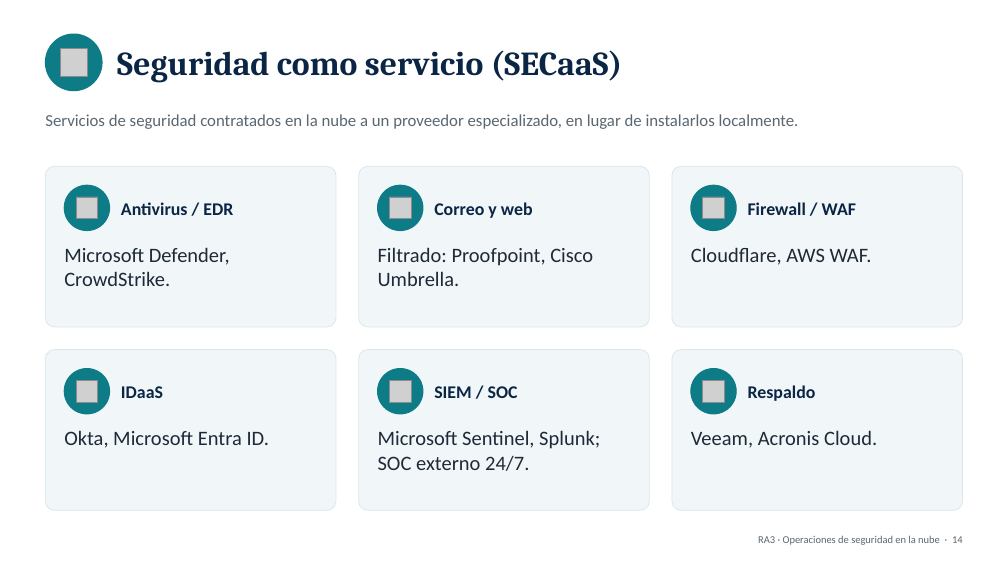
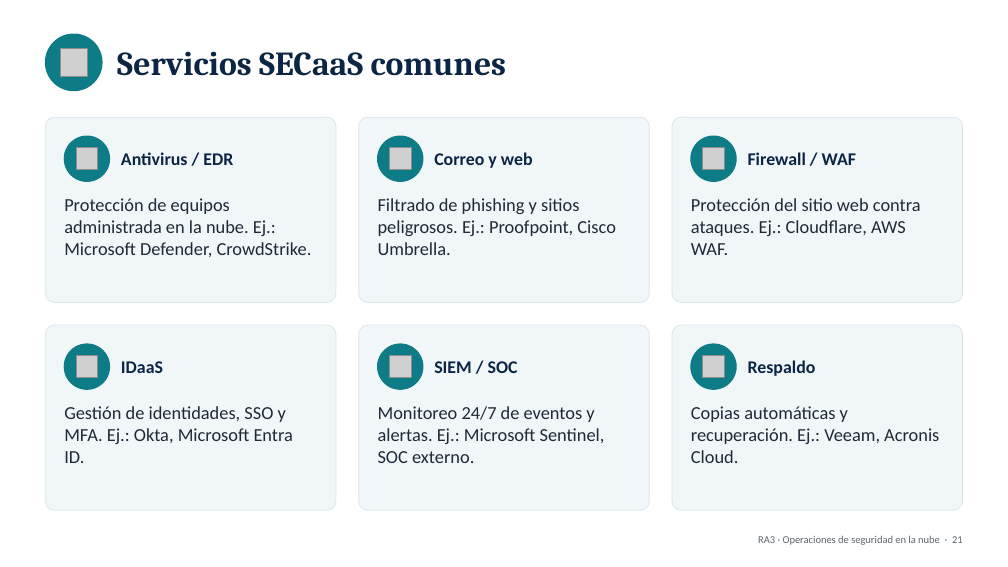
Before and after one commit to HrndzEricka/CABANA, a slide deck: slide 22 of 11-3/presentaciones/RA3_Operaciones_Seguridad_Nube.pptx (slide 15 before the commit). Drawn at 1008x567 pixels with LibreOffice and Linux fonts; fonts in the diff are those of the drawing; grey boxes stand for pictures. Boxes give left, top, right and bottom in pixels: in the first picture for what was removed or moved away, otherwise in the second. Text is boxed around its words. In the diff, an @@ line names an element or a change of style, - is before the commit and + after.

```diff
--- a/11-3/presentaciones/RA3_Operaciones_Seguridad_Nube.pptx
+++ b/11-3/presentaciones/RA3_Operaciones_Seguridad_Nube.pptx
@@ text at <box>117,51,507,76</box>: text changed @@
-Seguridad como servicio (SECaaS)
+Servicios SECaaS comunes
@@ rounded rectangle: place and size @@
-rounded rectangle at <box>45,166,336,327</box>
+rounded rectangle at <box>45,117,336,302</box>
@@ text removed at <box>45,114,799,129</box> @@
-Servicios de seguridad contratados en la nube a un proveedor especializado, en lugar de instalarlos localmente.
@@ rounded rectangle: place and size @@
-rounded rectangle at <box>358,166,649,327</box>
+rounded rectangle at <box>358,117,649,302</box>
@@ proportions changed in 6 elements at <box>45,325,336,510</box>, <box>358,325,649,510</box>, <box>672,325,963,510</box>, <box>45,117,336,302</box>, <box>358,117,649,302</box>, <box>672,117,963,302</box> @@
@@ rounded rectangle: place and size @@
-rounded rectangle at <box>672,166,963,327</box>
+rounded rectangle at <box>672,117,963,302</box>
@@ 3 pictures, 3 texts, 3 ellipses: place and size @@
-3 pictures, 3 texts, 3 ellipses at <box>64,185,856,231</box>
+3 pictures, 3 texts, 3 ellipses at <box>64,136,856,181</box>
@@ text at <box>64,198,312,257</box>: text changed; size 19.5 to 17.5 pt @@
-Microsoft Defender, CrowdStrike.
+Protección de equipos administrada en la nube. Ej.: Microsoft Defender, CrowdStrike.
@@ text at <box>378,198,615,255</box>: text changed; size 19.5 to 17.5 pt @@
-Filtrado: Proofpoint, Cisco Umbrella.
+Filtrado de phishing y sitios peligrosos. Ej.: Proofpoint, Cisco Umbrella.
@@ text at <box>691,198,921,255</box>: text changed; size 19.5 to 17.5 pt @@
-Cloudflare, AWS WAF.
+Protección del sitio web contra ataques. Ej.: Cloudflare, AWS WAF.
@@ rounded rectangle: place and size @@
-rounded rectangle at <box>45,349,336,510</box>
+rounded rectangle at <box>45,325,336,510</box>
@@ rounded rectangle: place and size @@
-rounded rectangle at <box>358,349,649,510</box>
+rounded rectangle at <box>358,325,649,510</box>
@@ rounded rectangle: place and size @@
-rounded rectangle at <box>672,349,963,510</box>
+rounded rectangle at <box>672,325,963,510</box>
@@ 3 pictures, 3 texts, 3 ellipses: place and size @@
-3 pictures, 3 texts, 3 ellipses at <box>64,369,816,414</box>
+3 pictures, 3 texts, 3 ellipses at <box>64,344,816,389</box>
@@ text at <box>64,406,293,463</box>: text changed; size 19.5 to 17.5 pt @@
-Okta, Microsoft Entra ID.
+Gestión de identidades, SSO y MFA. Ej.: Okta, Microsoft Entra ID.
@@ text at <box>378,406,605,463</box>: text changed; size 19.5 to 17.5 pt @@
-Microsoft Sentinel, Splunk; SOC externo 24/7.
+Monitoreo 24/7 de eventos y alertas. Ej.: Microsoft Sentinel, SOC externo.
@@ text at <box>691,406,939,463</box>: text changed; size 19.5 to 17.5 pt @@
-Veeam, Acronis Cloud.
+Copias automáticas y recuperación. Ej.: Veeam, Acronis Cloud.
@@ text at <box>758,535,963,545</box>: text changed @@
-RA3 · Operaciones de seguridad en la nube · 14
+RA3 · Operaciones de seguridad en la nube · 21
```
Also in this commit, not shown: 17 other slides changed, 14 slides added, 2 slides removed, 4 other files.
